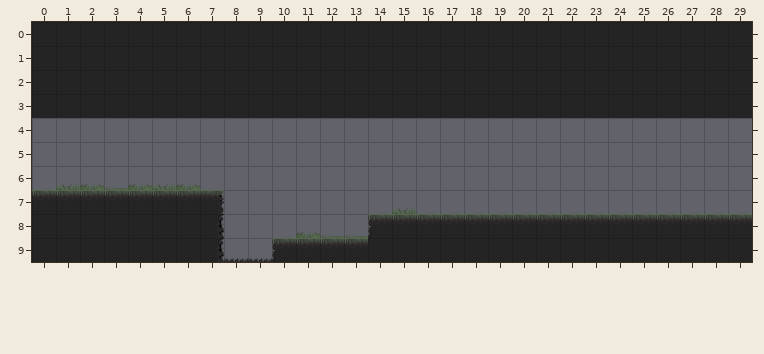
Tiled map, stored at android/assets/map.tmx. That is the earlier state.
Cells are 64x64 px. Shown: x 0..29, y 0..9.
After the commit:
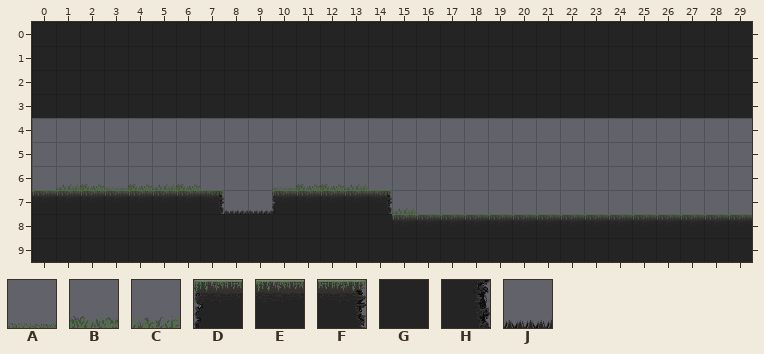
Key: from "mockUp_Atlas": A 16, B 17, C 18, D 24, E 25, F 26, G 33, H 34, J 35.
_ is an empty cell.
Tiles replaced or removed in this view: A, B, D, E, H, J.
What changed:
Changed rows in their new state; . is an unchanged cell.
Layer "Fg":
first column x 7:
 6 ...ABBC.
 7 .JJDEEEF
 8 GGGGGGGG
 9 GGGGGGG.
Where, in picture pixels (left, top, right, bottom), the same in both pictures:
changed: (217, 184, 392, 262)
